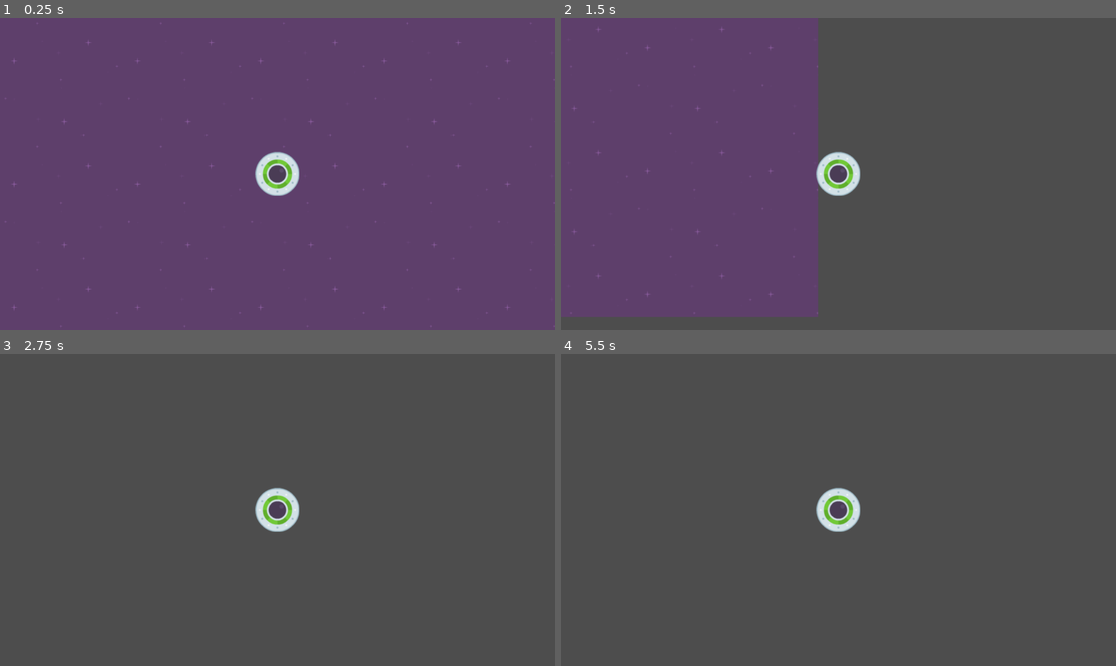
Above: before the commit, frames 1-4 (two rows, left to right).
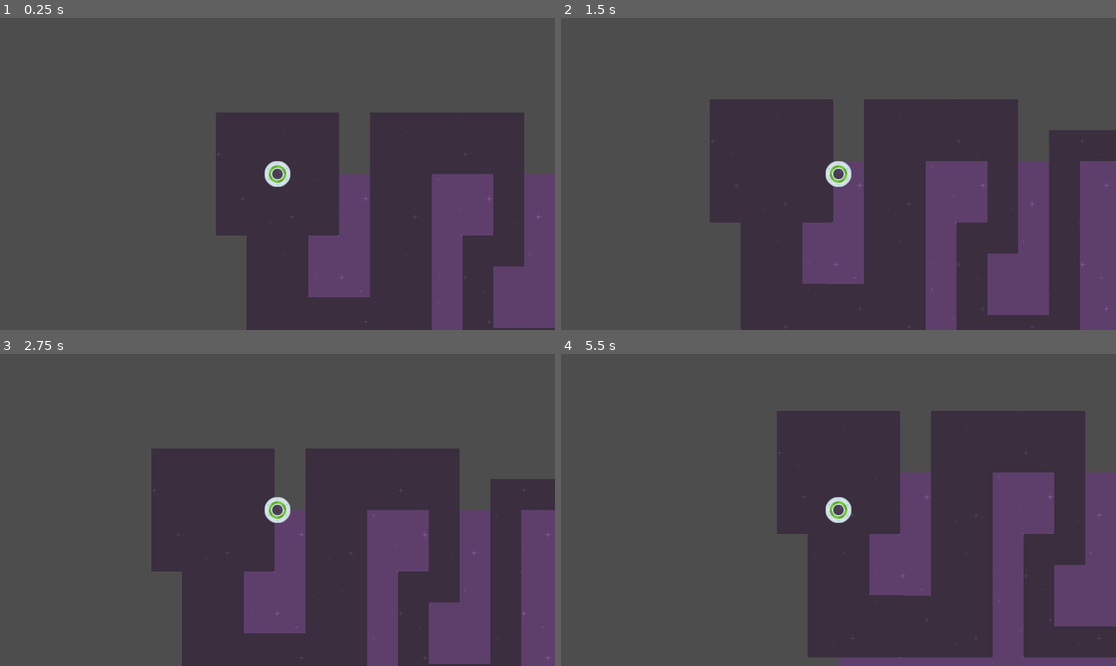
Above: after the commit, the same moments.

Repository: Qowface/learning-godot
Game: Godot game, scene res://level_1.tscn
Same seed, same stepped clock (60 frames per second), same inputs: the game is played once before the commit and once after it.
Inputs:
- Up to frame 1 (0.25 s): no input
- Up to frame 2 (1.5 s): tap Enter at 0.5 s; hold Right (move_right) 0.53-1.28 s; hold Down (move_down) from 1.28 s (still down)
- Up to frame 3 (2.75 s): release Down (move_down) at 2.03 s; hold Right (move_right) from 2.03 s (still down)
- Up to frame 4 (5.5 s): release Right (move_right) at 2.78 s; hold Up (move_up) 2.78-3.53 s; hold Left (move_left) 3.53-5.03 s; hold Down (move_down) from 5.03 s (still down)

The runs differ from the first frame. In frame 1, 89% of the frame differs, in the area x 0-100%, y 0-100%; in frame 2, 80%; in frame 3, 46%; in frame 4, 45%.

Commit message:
Speedy Saucer - Add maze and reset game if player exits it.

Diff:
--- /dev/null
+++ b/speedy-saucer/level.gd
@@ -0,0 +1,5 @@
+extends Node2D
+
+
+func _on_maze_body_exited(body):
+	get_tree().reload_current_scene()
--- a/speedy-saucer/level_1.tscn
+++ b/speedy-saucer/level_1.tscn
@@ -1,9 +1,12 @@
-[gd_scene load_steps=3 format=3 uid="uid://bpy68kljilwd3"]
+[gd_scene load_steps=5 format=3 uid="uid://bpy68kljilwd3"]
 
 [ext_resource type="Texture2D" uid="uid://c0sbc7fb4qyt1" path="res://purple.png" id="1_0jpdw"]
+[ext_resource type="Script" path="res://level.gd" id="1_glnmy"]
 [ext_resource type="PackedScene" uid="uid://dmv5awkvbp1bb" path="res://player.tscn" id="2_7xwet"]
+[ext_resource type="PackedScene" uid="uid://jwv62nm6vo4f" path="res://maze.tscn" id="3_o742p"]
 
 [node name="Level1" type="Node2D"]
+script = ExtResource("1_glnmy")
 
 [node name="Background" type="TextureRect" parent="."]
 z_index = -100
@@ -13,4 +16,8 @@
 stretch_mode = 1
 
 [node name="Player" parent="." instance=ExtResource("2_7xwet")]
-position = Vector2(576, 324)
+
+[node name="Maze" parent="." instance=ExtResource("3_o742p")]
+z_index = -50
+
+[connection signal="body_exited" from="Maze" to="." method="_on_maze_body_exited"]
--- /dev/null
+++ b/speedy-saucer/maze.tscn
@@ -0,0 +1,13 @@
+[gd_scene load_steps=2 format=3 uid="uid://jwv62nm6vo4f"]
+
+[ext_resource type="Texture2D" uid="uid://bvg42uj7qoopx" path="res://darkPurple.png" id="1_u8o6v"]
+
+[node name="Maze" type="Area2D"]
+
+[node name="CollisionPolygon2D" type="CollisionPolygon2D" parent="."]
+polygon = PackedVector2Array(-128, -128, 128, -128, 128, 128, 64, 128, 64, 255.731, 192, 256, 192, -128, 512, -128, 512, 0, 512, 192, 448, 192, 448, 320, 576, 320, 576, -64, 768, -64, 768, -128, 960, -128, 960, 64, 768, 64, 768, 0, 640, 0, 640, 384, 384, 384, 384, 128, 448, 128, 448, 0, 320, 0, 320, 384, -64, 384, -64, 128, -128, 128)
+
+[node name="Polygon2D" type="Polygon2D" parent="."]
+texture_repeat = 2
+texture = ExtResource("1_u8o6v")
+polygon = PackedVector2Array(-128, -128, 128, -128, 128, 128, 64, 128, 64, 255.731, 192, 256, 192, -128, 512, -128, 512, 0, 512, 192, 448, 192, 448, 320, 576, 320, 576, -64, 768, -64, 768, -128, 960, -128, 960, 64, 768, 64, 768, 0, 640, 0, 640, 384, 384, 384, 384, 128, 448, 128, 448, 0, 320, 0, 320, 384, -64, 384, -64, 128, -128, 128)
--- a/speedy-saucer/player.tscn
+++ b/speedy-saucer/player.tscn
@@ -4,13 +4,13 @@
 [ext_resource type="Texture2D" uid="uid://cciw6aau22u4w" path="res://ufoGreen.png" id="1_rxc6n"]
 
 [sub_resource type="CircleShape2D" id="CircleShape2D_udjfs"]
-radius = 45.0
 
 [node name="Player" type="RigidBody2D"]
 gravity_scale = 0.0
 script = ExtResource("1_ffuc5")
 
 [node name="Sprite2D" type="Sprite2D" parent="."]
+scale = Vector2(0.6, 0.6)
 texture = ExtResource("1_rxc6n")
 
 [node name="CollisionShape2D" type="CollisionShape2D" parent="."]
